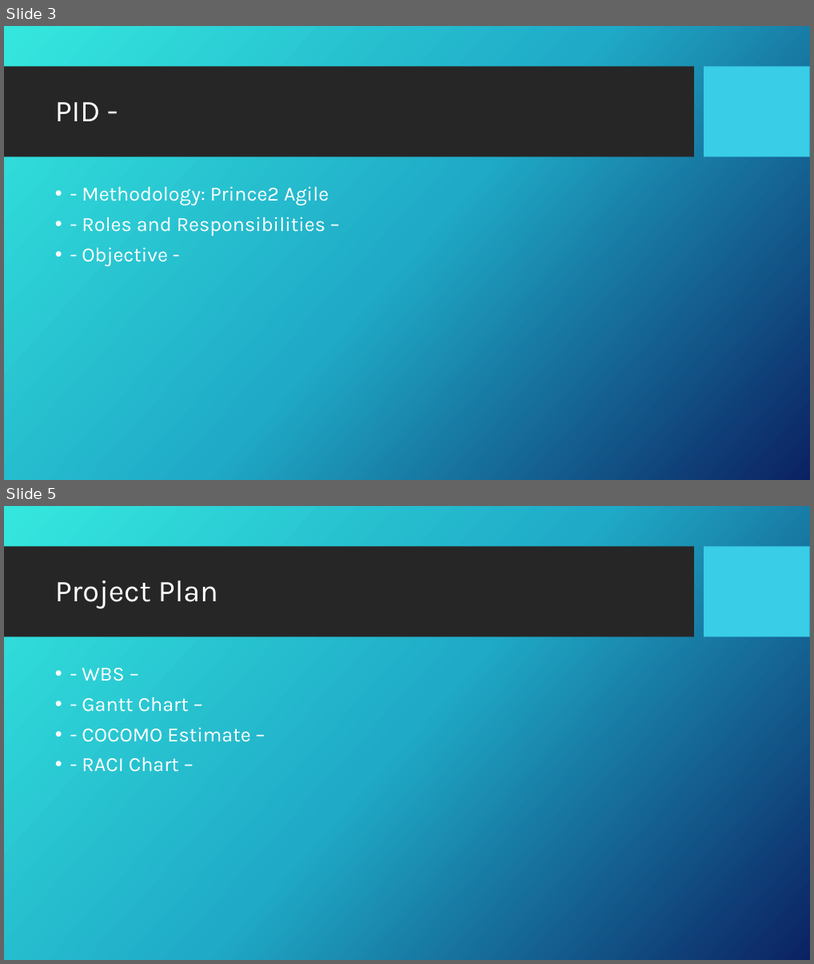
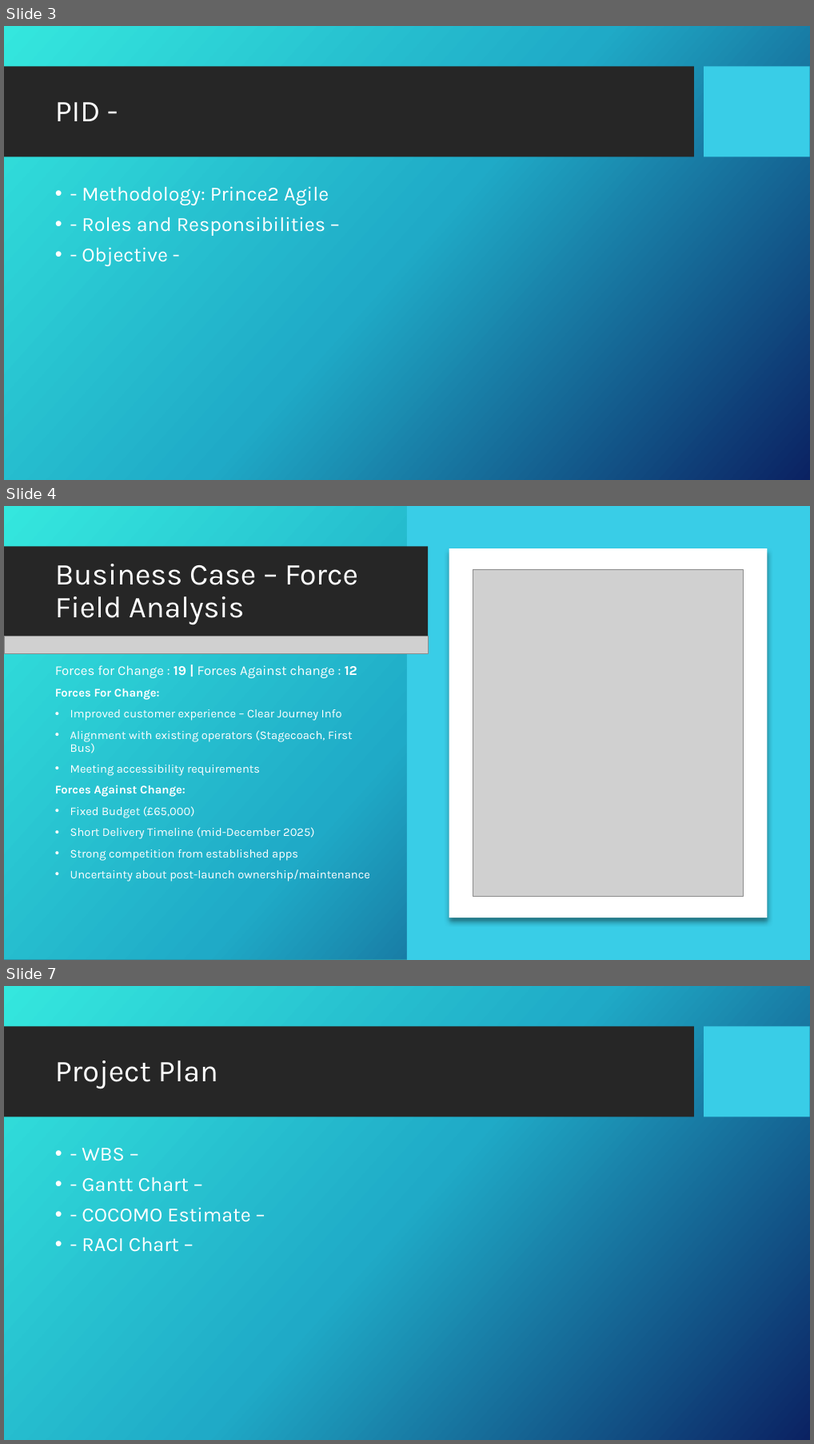
Before and after one commit to c3026923/south-yorkshire-bus-journey-planner, a slide deck: SY Bus Journey Planner Presentation.pptx. Shown one above the other, each under a label of ours: slides 3 and 5 before the commit, slides 3, 4 and 7 after it; the slides between them are not shown. The pictures are 814x964 and 814x1444 pixels, drawn with LibreOffice and Linux fonts; fonts in the diff are those of the drawing; grey boxes stand for pictures; background and template pictures are left out. Boxes give left, top, right and bottom in pixels: in the first picture for what was removed or moved away, otherwise in the second. Text is boxed around its words. In the diff, an @@ line names an element or a change of style, - is before the commit and + after.

Commit message:
Updated Business Case Section

```diff
--- a/SY Bus Journey Planner Presentation.pptx
+++ b/SY Bus Journey Planner Presentation.pptx
@@ slide 4 added at box(4, 506, 810, 960), background picture (left out); not listed: 2 template elements that a slide beside it also shows @@
@@ rectangle added at box(4, 506, 810, 960), fill gradient #36E6DD to #21ABC8 to #0C2263, outline #2A98AB 1 pt @@
@@ rectangle added at box(407, 506, 810, 960), fill #39CDE7 @@
@@ rectangle added at box(4, 547, 428, 637), fill #262626 @@
@@ rectangle added at box(450, 548, 767, 917), fill #FFFFFF @@
@@ title added at box(55, 564, 358, 625), 36 pt, text #FFFFFF @@
+Business Case – Force Field Analysis
@@ picture added at box(473, 569, 743, 896) @@
@@ picture added at box(4, 636, 428, 653) @@
@@ text added at box(55, 665, 370, 881), 14 pt, text #FFFFFF @@
+Forces for Change : 19 | Forces Against change : 12
+Forces For Change:
+• Improved customer experience – Clear Journey Info
+• Alignment with existing operators (Stagecoach, First Bus)
+• Meeting accessibility requirements
+Forces Against Change:
+• Fixed Budget (£65,000)
+• Short Delivery Timeline (mid-December 2025)
+• Strong competition from established apps
+• Uncertainty about post-launch ownership/maintenance
@@ what was slide 5 is now slide 7 @@
```
Also in this commit, not shown: 2 other slides added, 1 slide removed.
